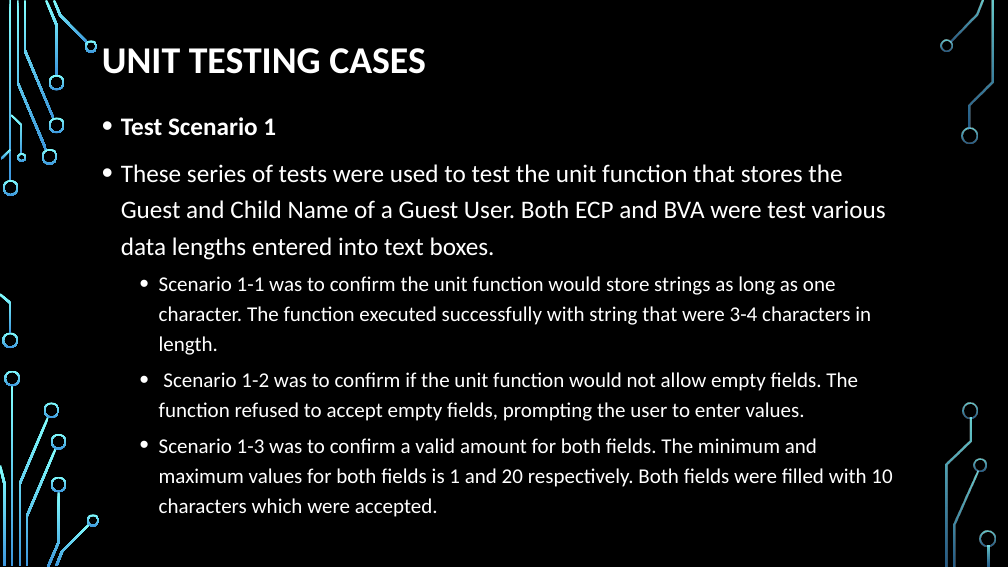
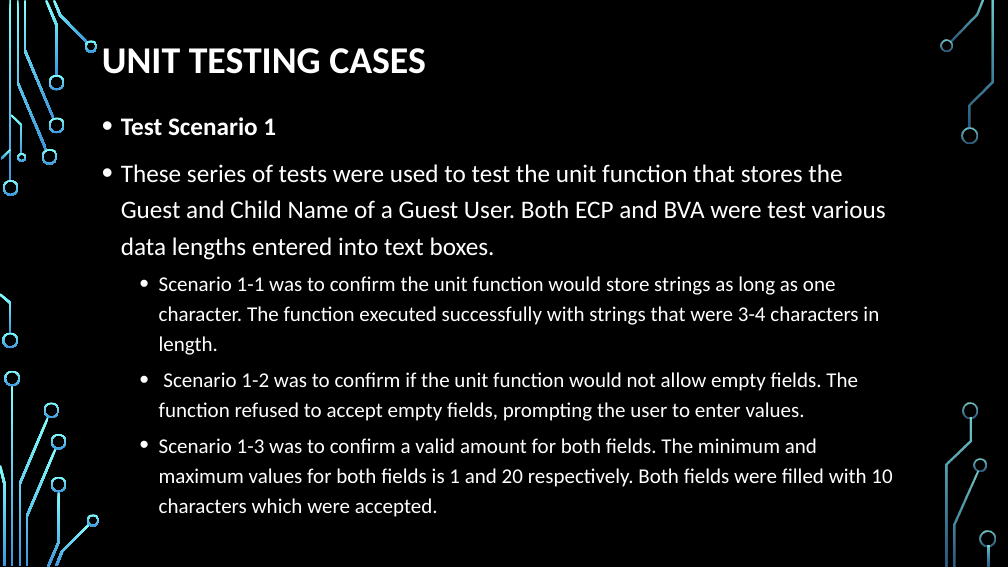
Before and after one commit to trf213/SQA, a slide deck: slide 5 of Documentation/Group Presentation.pptx. Drawn at 1008x567 pixels with LibreOffice and Linux fonts; fonts in the diff are those of the drawing; background and template pictures are left out. Boxes give left, top, right and bottom in pixels: in the first picture for what was removed or moved away, otherwise in the second. Text is boxed around its words. In the diff, an @@ line names an element or a change of style, - is before the commit and + after.

```diff
--- a/Documentation/Group Presentation.pptx
+++ b/Documentation/Group Presentation.pptx
@@ text at <box>159,276,879,355</box>: text changed @@
-  • Scenario 1-1 was to confirm the unit function would store strings as long as one character. The function executed successfully with string that were 3-4 characters in length.
+  • Scenario 1-1 was to confirm the unit function would store strings as long as one character. The function executed successfully with strings that were 3-4 characters in length.
```
Also in this commit, not shown: 7 other slides changed, 22 slides added, 1 other file.
